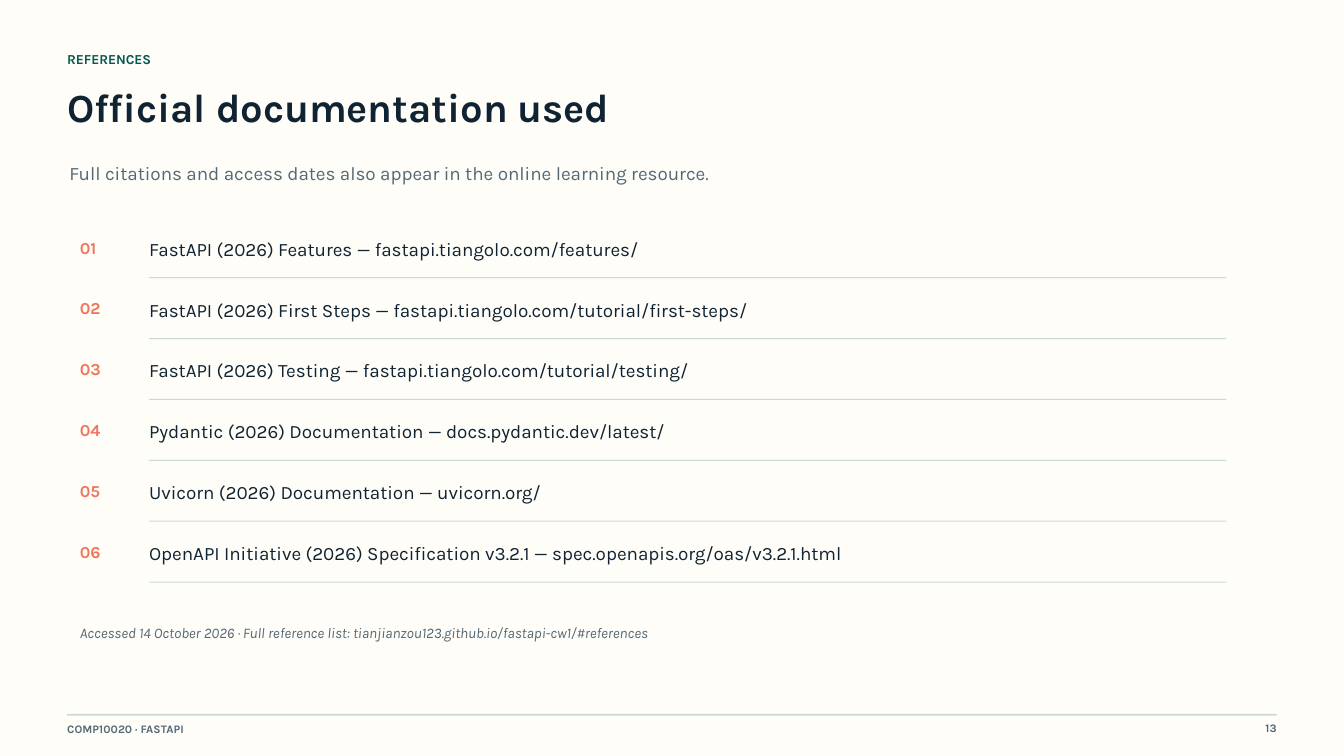
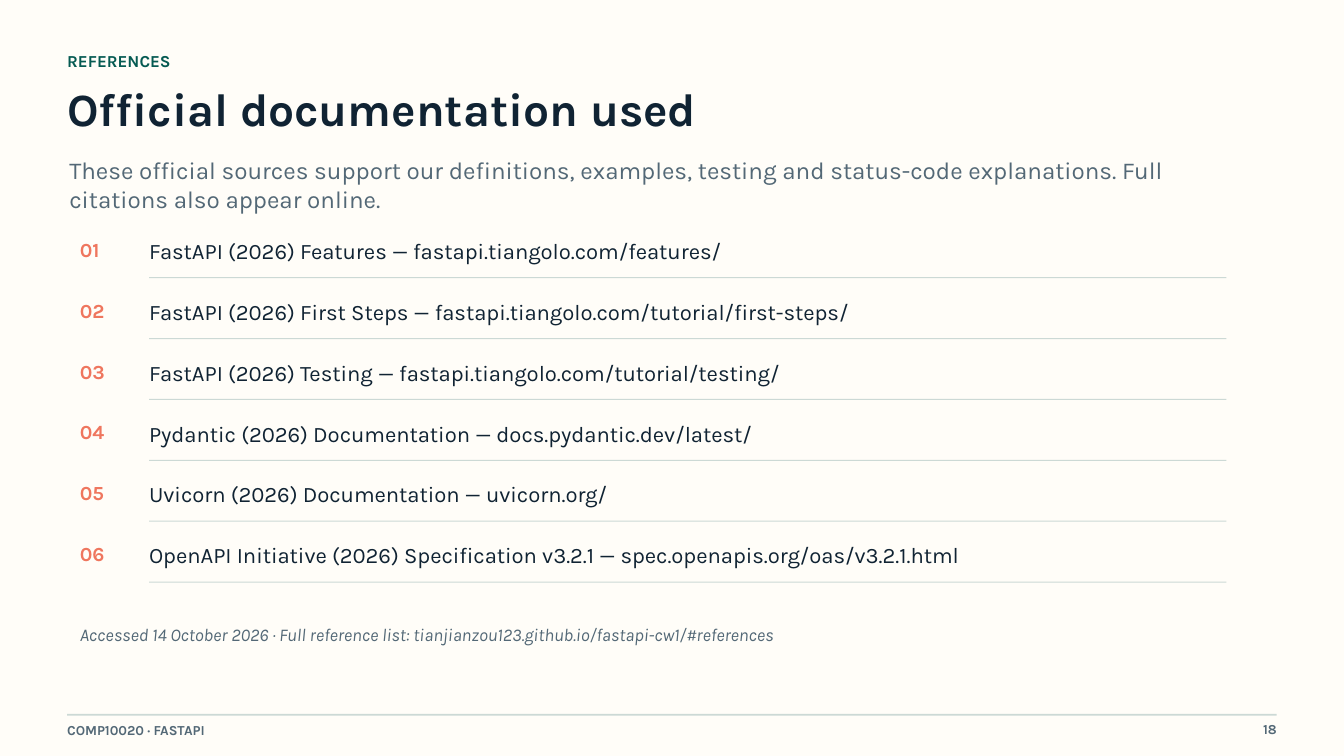
Before and after one commit to tianjianzou123/fastapi-cw1, a slide deck: slide 18 of presentation/FastAPI_Task_Manager_Presentation_Final.pptx (slide 13 before the commit). Drawn at 1344x756 pixels with LibreOffice and Linux fonts; fonts in the diff are those of the drawing. Boxes give left, top, right and bottom in pixels: in the first picture for what was removed or moved away, otherwise in the second. Text is boxed around its words. In the diff, an @@ line names an element or a change of style, - is before the commit and + after.

```diff
--- a/presentation/FastAPI_Task_Manager_Presentation_Final.pptx
+++ b/presentation/FastAPI_Task_Manager_Presentation_Final.pptx
@@ text "REFERENCES" at (x1=67, y1=56, x2=170, y2=68): size 9.8 to 12 pt @@
@@ text "Official documentation used" at (x1=67, y1=93, x2=696, y2=127): size 28.5 to 33 pt @@
@@ text at (x1=69, y1=162, x2=1162, y2=214): text changed; size 13.5 to 17.2 pt @@
-Full citations and access dates also appear in the online learning resource.
+These official sources support our definitions, examples, testing and status-code explanations. Full citations also appear online.
@@ size 12 to 14.2 pt in 6 elements at (x1=80, y1=244, x2=100, y2=257), (x1=80, y1=305, x2=105, y2=318), (x1=80, y1=366, x2=105, y2=379), (x1=80, y1=426, x2=105, y2=439), (x1=80, y1=487, x2=104, y2=500), (x1=80, y1=548, x2=105, y2=561) @@
@@ size 13.5 to 15.8 pt in 6 elements at (x1=149, y1=243, x2=721, y2=265), (x1=149, y1=304, x2=849, y2=326), (x1=149, y1=365, x2=779, y2=387), (x1=149, y1=426, x2=752, y2=448), (x1=149, y1=486, x2=607, y2=508), (x1=149, y1=547, x2=959, y2=569) @@
@@ text "Accessed 14 October 2026 · ..." at (x1=80, y1=628, x2=773, y2=646): size 10.5 to 12.8 pt @@
@@ text "COMP10020 · FASTAPI" at (x1=67, y1=726, x2=205, y2=735): size 8.2 to 9.8 pt @@
@@ text at (x1=1263, y1=725, x2=1277, y2=734): text changed; size 8.2 to 9.8 pt @@
-13
+18
```
Also in this commit, not shown: 7 other slides changed, 10 slides added, 7 slides removed, 5 other files.
